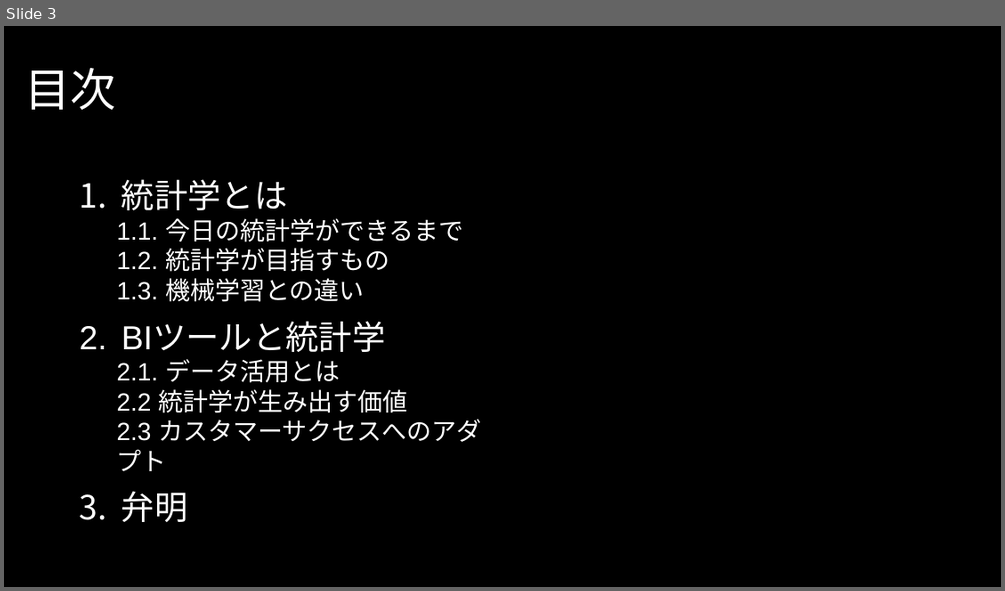
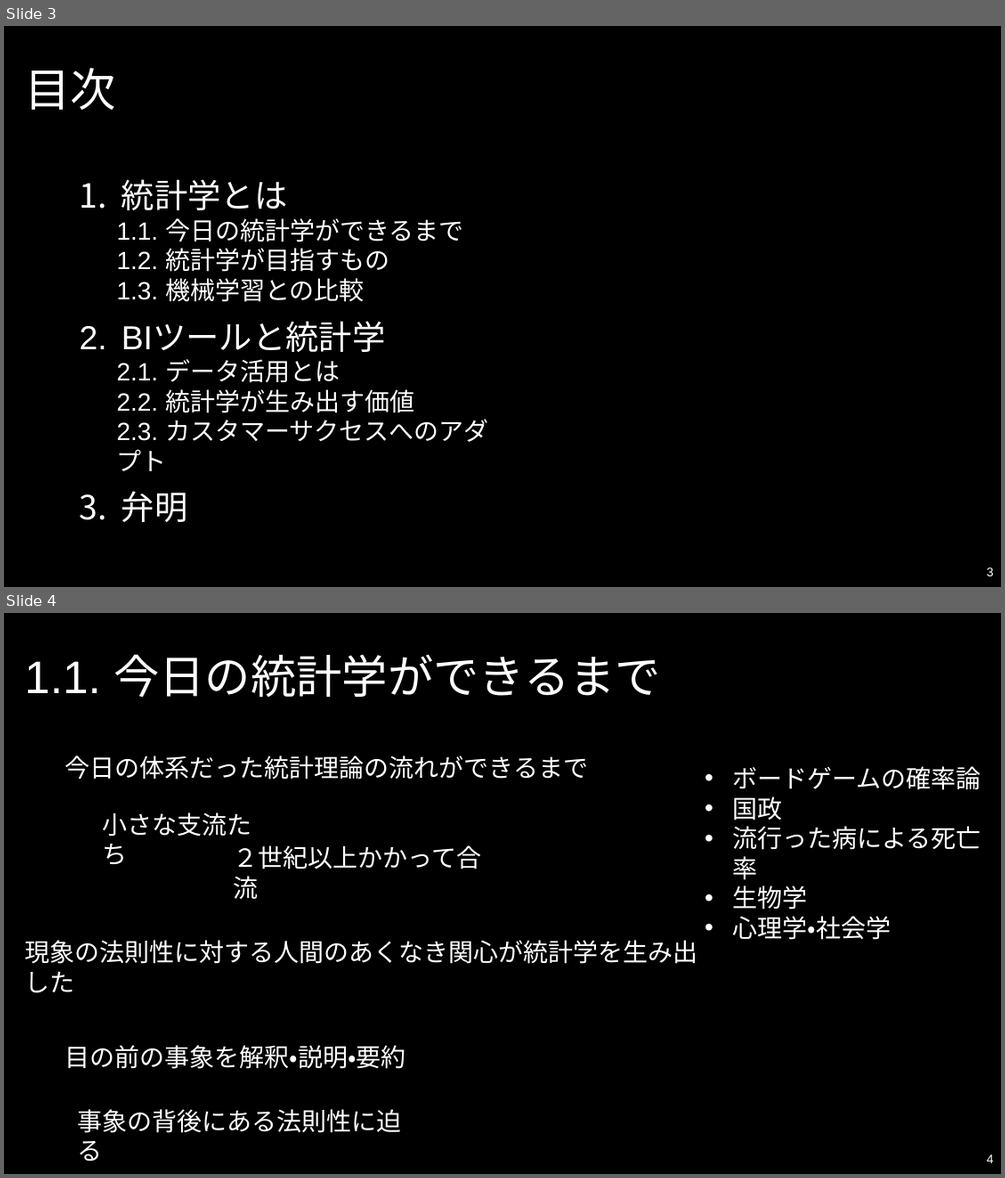
Before and after one commit to Yoshifumi14/stats, a slide deck: slide/統計学とは/LT資料「統計学とは」.pptx. Shown one above the other, each under a label of ours: slide 3 before the commit, slides 3 and 4 after it. The pictures are 1005x591 and 1005x1178 pixels, drawn with LibreOffice and Linux fonts; fonts in the diff are those of the drawing; background and template pictures are left out. Boxes give left, top, right and bottom in pixels: in the first picture for what was removed or moved away, otherwise in the second. Text is boxed around its words. In the diff, an @@ line names an element or a change of style, - is before the commit and + after.

```diff
--- a/slide/統計学とは/LT資料「統計学とは」.pptx
+++ b/slide/統計学とは/LT資料「統計学とは」.pptx
@@ slide 4 added at [4,613,1001,1174], background picture (left out) @@
@@ title added at [24,654,661,698], 44 pt, text #FFFFFF @@
+1.1. 今日の統計学ができるまで
@@ text added at [65,755,588,779], 24 pt, text #FFFFFF @@
+今日の体系だった統計理論の流れができるまで
@@ text added at [733,766,981,940], 24 pt, text #FFFFFF @@
+• ボードゲームの確率論
+• 国政
+• 流行った病による死亡率
+• 生物学
+• 心理学・社会学
@@ text added at [102,812,251,864], 24 pt, text #FFFFFF @@
+小さな支流たち
@@ text added at [226,839,502,876], 24 pt, text #FFFFFF @@
+２世紀以上かかって合流
@@ text added at [24,940,697,964], 24 pt, text #FFFFFF @@
+現象の法則性に対する人間のあくなき関心が統計学を生み出した
@@ text added at [65,1045,406,1069], 24 pt, text #FFFFFF @@
+目の前の事象を解釈・説明・要約
@@ text added at [78,1109,402,1133], 24 pt, text #FFFFFF @@
+事象の背後にある法則性に迫る
@@ page number added at [987,1154,994,1163], 12 pt, text #FFFFFF @@
+4
@@ slide 3 changed as well @@
@@ text at [117,278,364,302]: text changed @@
-  1.3. 機械学習との違い
+  1.3. 機械学習との比較
@@ text at [117,389,488,471]: text changed @@
-  2.2 統計学が生み出す価値
-  2.3 カスタマーサクセスへのアダプト
+  2.2. 統計学が生み出す価値
+  2.3. カスタマーサクセスへのアダプト
@@ page number added at [987,567,994,576], 12 pt, text #FFFFFF @@
+3
```
Also in this commit, not shown: 5 other slides changed, 10 other slides added, 2 slides removed, 4 other files.
